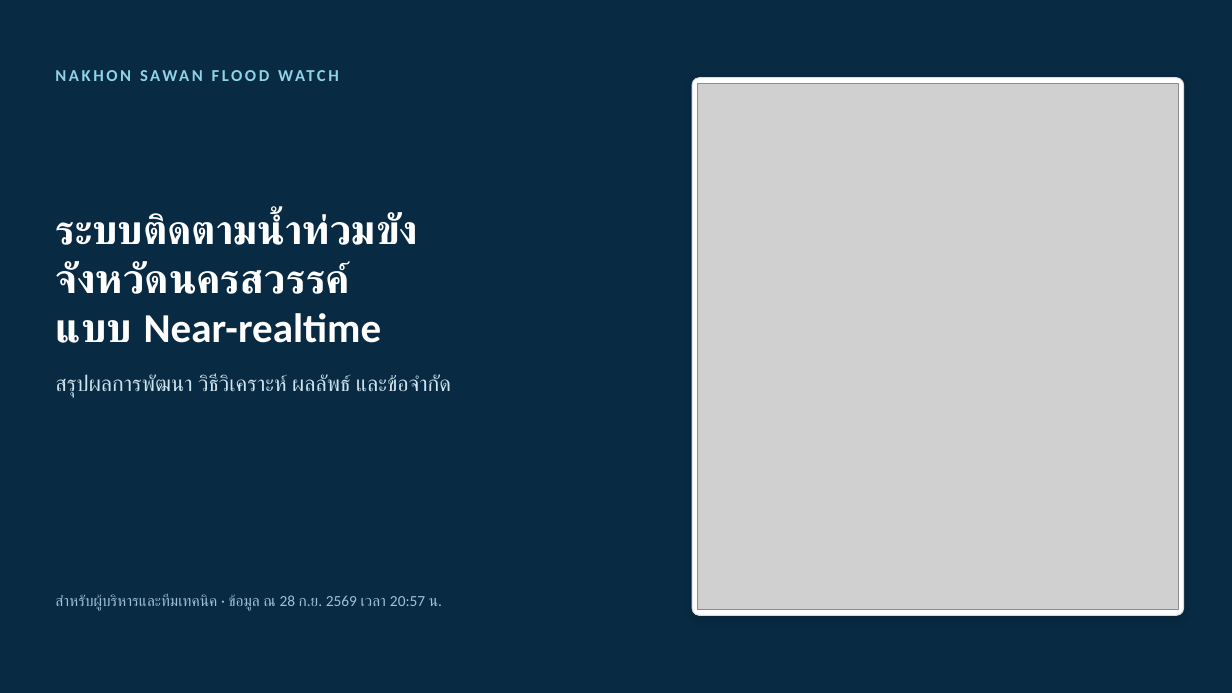
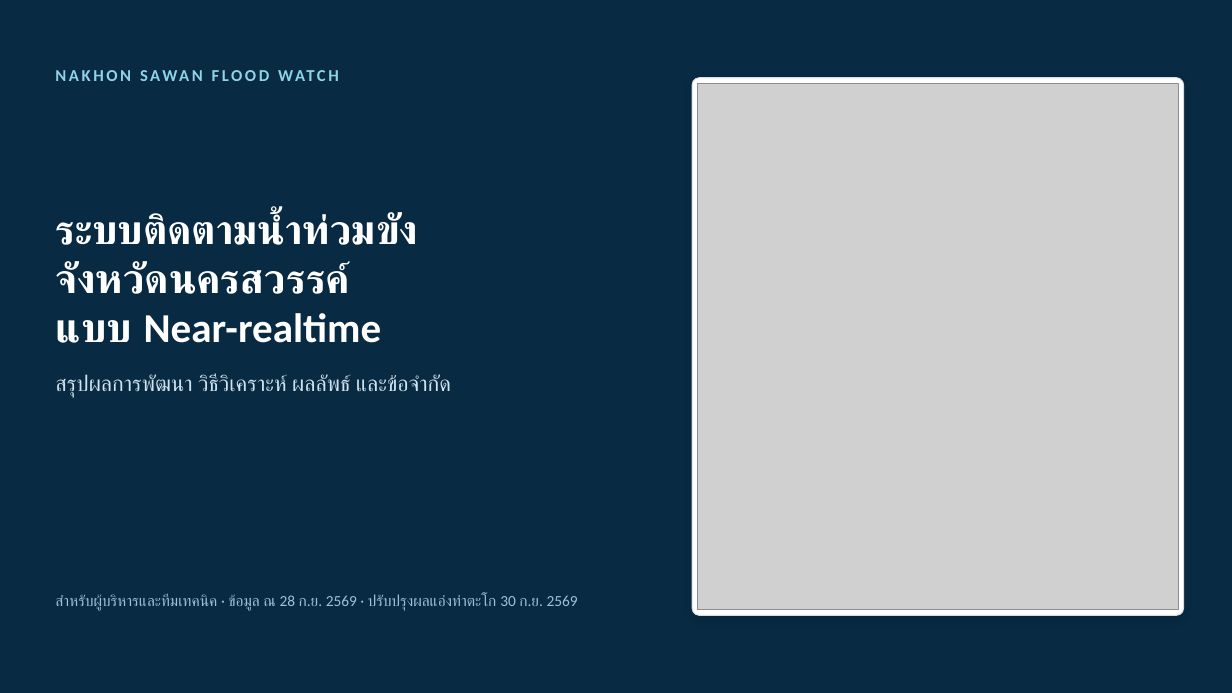
Before and after one commit to att-geo/nakhonsawan-flood, a slide deck: slide 1 of docs/report/NakhonSawanFlood_ผู้บริหารและทีมเทคนิค.pptx. Drawn at 1232x693 pixels with LibreOffice and Linux fonts; fonts in the diff are those of the drawing; grey boxes stand for pictures. Boxes give left, top, right and bottom in pixels: in the first picture for what was removed or moved away, otherwise in the second. Text is boxed around its words. In the diff, an @@ line names an element or a change of style, - is before the commit and + after.

```diff
--- a/docs/report/NakhonSawanFlood_ผู้บริหารและทีมเทคนิค.pptx
+++ b/docs/report/NakhonSawanFlood_ผู้บริหารและทีมเทคนิค.pptx
@@ text at (55,594,578,611): text changed @@
-สำหรับผู้บริหารและทีมเทคนิค · ข้อมูล ณ 28 ก.ย. 2569 เวลา 20:57 น.
+สำหรับผู้บริหารและทีมเทคนิค · ข้อมูล ณ 28 ก.ย. 2569 · ปรับปรุงผลแอ่งท่าตะโก 30 ก.ย. 2569
```
Also in this commit, not shown: 9 other slides changed, 3 slides added, 3 other files.
